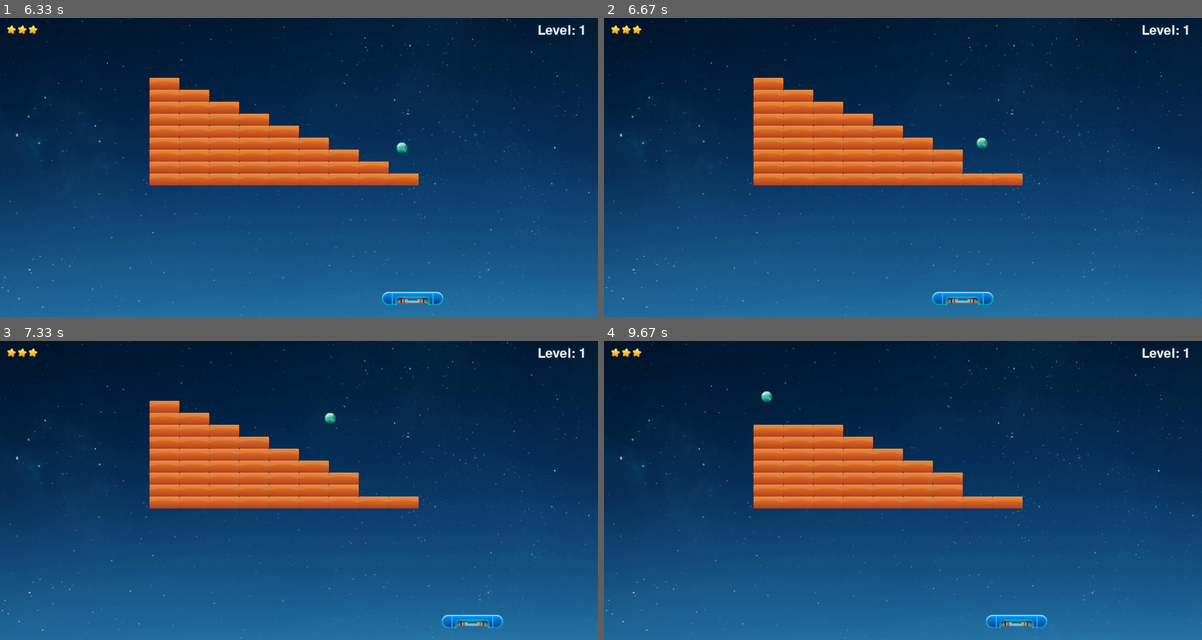
Above: before the commit, frames 1-4 (two rows, left to right).
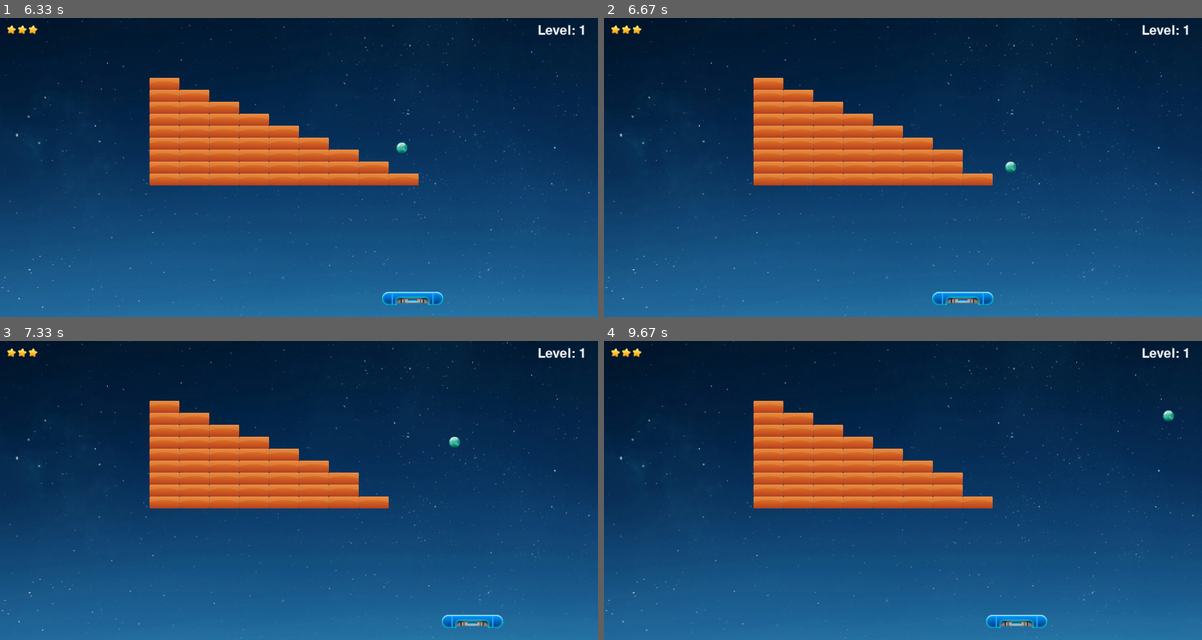
Above: after the commit, the same moments.

Repository: wtraceback/Pygame-Practice
Game: pygame game, started from Arkanoid/main.py
Same seed, same stepped clock (60 frames per second), same inputs: the game is played once before the commit and once after it.
Inputs:
- Up to frame 1 (6.33 s): hold Right 0.33-0.8 s; hold Right 0.83-1.3 s; tap Space at 0.9, 1.2, 1.4, 1.7, 1.97, 2.27, 2.4, 2.7, 3.07, 3.37, 3.57, 3.87, 4.07, 4.37, 4.57, 4.87, 5.13, 5.43, 5.57, 5.87, 6.23 s; hold Left 1.33-1.87 s; hold Left 1.9-2.3 s; hold Right 2.33-2.97 s; hold Left 3-3.47 s; hold Right 3.5-3.97 s; hold Right 4-4.47 s; hold Left 4.5-5.03 s; hold Left 5.07-5.47 s; hold Right 5.5-6.13 s; hold Left from 6.17 s (still down)
- Up to frame 2 (6.67 s): tap Space at 6.53 s; release Left at 6.63 s
- Up to frame 3 (7.33 s): hold Right 6.67-7.13 s; tap Space at 6.73, 7.03, 7.23 s; hold Right from 7.17 s (still down)
- Up to frame 4 (9.67 s): tap Space at 7.53, 7.73, 8.03, 8.3, 8.6, 8.73, 9.03, 9.4 s; release Right at 7.63 s; hold Left 7.67-8.2 s; hold Left 8.23-8.63 s; hold Right 8.67-9.3 s; hold Left from 9.33 s (still down)

Frame 1 is identical in both runs. In frame 2, 0.3% of the frame differs, in the area x 62-70%, y 40-56%; in frame 3, 0.3%; in frame 4, 0.9%, in the area x 25-96%, y 16-56%.

Commit message:
关于弹球和挡板、砖块碰撞后移动的方向的设置

Diff:
--- a/Arkanoid/game_functions.py
+++ b/Arkanoid/game_functions.py
@@ -115,13 +115,15 @@
 
     # 检测弹球与挡板的碰撞
     if collided(ball, baffle):
-        sets.ball_speed_factor[1] *= sets.reverse_direction
+        # sets.ball_speed_factor[1] *= sets.reverse_direction
+        collision_ball_baffle(sets, ball, baffle)
         music.collid_baffle.play()
 
     # 检测弹球与砖块的碰撞
     collisions = check_ball_brick_collide(sets, ball)
     if collisions:
-        sets.ball_speed_factor[1] *= sets.reverse_direction
+        # sets.ball_speed_factor[1] *= sets.reverse_direction
+        collision_ball_blocks(sets, ball, collisions[0])
         music.collid_brick.play()
 
     if len(sets.brick_list) == 0:
@@ -165,6 +167,41 @@
         pygame.mouse.set_visible(True)
 
 
+def collision_ball_baffle(sets, ball, baffle):
+    """弹球和挡板碰撞的范围"""
+    # y 轴方向速度反向
+    sets.ball_speed_factor[1] = -abs(sets.ball_speed_factor[1])
+
+    # 弹球及挡板
+    ball_x = ball.rect.x + ball.rect.w/2
+    baffle_x = baffle.rect.x + baffle.rect.w/2
+
+    # x 轴方向速度的设置
+    if ball_x < baffle_x:
+        sets.ball_speed_factor[0] = -abs(sets.ball_speed_factor[0])
+    else:
+        sets.ball_speed_factor[0] = abs(sets.ball_speed_factor[0])
+
+
+def collision_ball_blocks(sets, ball, block):
+    """检测小球与砖块的碰撞"""
+    bx = ball.rect.x + ball.rect.w/2
+    by = ball.rect.y + ball.rect.h/2
+
+    #碰撞后小球的速度方向的设置
+    if bx > block.rect.x + ball.rect.w/2 and bx < block.rect.x + block.rect.w - ball.rect.w/2:
+        if by < block.rect.y + block.rect.h:
+            sets.ball_speed_factor[1] = -abs(sets.ball_speed_factor[1])
+        else:
+            sets.ball_speed_factor[1] = abs(sets.ball_speed_factor[1])
+    elif bx < block.rect.x + ball.rect.w/2:
+        sets.ball_speed_factor[0] = -abs(sets.ball_speed_factor[0])
+    elif bx > block.rect.x + block.rect.w - ball.rect.w/2:
+        sets.ball_speed_factor[0] = abs(sets.ball_speed_factor[0])
+    else:
+        sets.ball_speed_factor[1] *= -1
+
+
 def check_ball_brick_collide(sets, ball):
     """判断弹球是否与砖块相撞"""
     crashed = []
